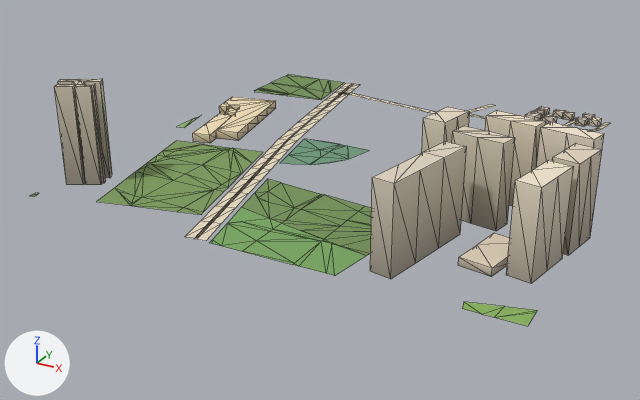
Two versions of the glTF model public/assets/bengaluru-region-v1/tiles/t34_-19-l1.glb, one commit apart.
Both versions are drawn from a 50 mm lens placed at (17636.0, -10064.0, 347.0), pointed at (17220.0, -9307.0, -32.0). Lighting does not change. The marker at lower left points along +X, +Y and +Z. The first picture is the older version. Mesh edges are drawn as thin lines. Vertices at exactly the same position are counted once.

Names of what the first picture shows: 'building', 'ground'.
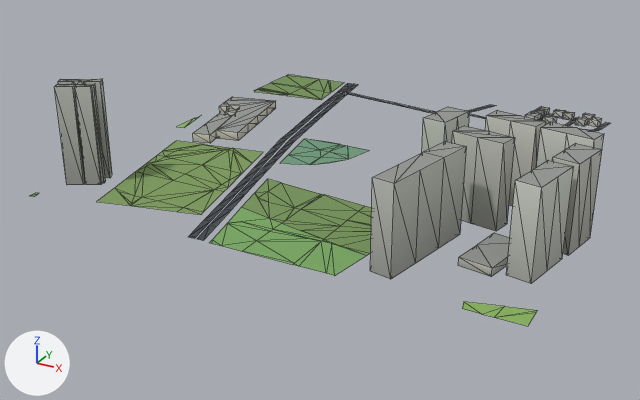
What the commit changed:
me_building is used by ob_building; location (17000.0, -9500.0, 0.0).
me_building had 272 vertices, 361 faces and spanned x -4.0..505.0, y 18.0..505.0, z 0.0..102.0.
me_building now has 272 vertices, 450 faces and spans x -4.0..505.0, y 18.0..505.0, z 0.0..102.0.
me_building part 1: 361 kept faces spanning x -4.0..505.0, y 18.0..505.0, z 0.0..102.0 get new vertex colours.
me_ground is used by ob_ground; location (17000.0, -9500.0, 0.0).
Verts and faces of me_ground; kept vertices keep their numbers, new ones are numbered from 304.
Before the commit, vertices of me_ground: 198 (308.0, 498.0, 1.0) at pixel (495, 105), 199 (301.0, 502.0, 1.0) at pixel (491, 104).
Before the commit, vertices of me_ground: 266 (412.0, 475.0, 1.0) at pixel (572, 123), 267 (406.0, 476.0, 1.0) at pixel (567, 122), 272 (378.0, 470.0, 1.0) at pixel (543, 120), 273 (372.0, 471.0, 1.0) at pixel (538, 119).
me_ground had 304 vertices, 344 faces and spanned x 0.0..500.0, y -1.0..502.0, z 1.0.
me_ground now has 306 vertices, 346 faces and spans x 0.0..500.0, y 0.0..500.0, z 1.0.
me_ground part 2: the loose piece of 32 vertices spanning x 102.0..211.0, y -1.0..501.0, z 1.0 is rebuilt with 36 vertices and now spans x 95.0..200.0, y 0.0..500.0, z 1.0.
Part 3, on me_ground:
Vertex 198 moves to (309.0, 500.0, 1.0), pixel (496, 105).
Vertex 199 moves to (300.0, 500.0, 1.0), pixel (490, 104).
Part 4, on me_ground:
7 vertices are removed from x 92.0..202.0, y 1.0..501.0, z 1.0.
32 faces are deleted.
25 vertices move from x 105.0..190.0, y -1.0..454.0, z 1.0 to x 107.0..202.0, y 31.0..483.0, z 1.0.
5 vertices are added at (111.0, 500.0, 1.0), (104.0, 500.0, 1.0), (195.0, 29.0, 1.0), (209.0, 0.0, 1.0), (202.0, 0.0, 1.0).
30 new faces join them.
Part 5, on me_ground:
Vertex 267 moves to (407.0, 481.0, 1.0), pixel (569, 121).
Vertex 266 moves to (413.0, 480.0, 1.0), pixel (574, 122).
Vertex 273 moves to (372.0, 474.0, 1.0), pixel (539, 119).
Vertex 272 moves to (378.0, 473.0, 1.0).
me_ground part 6: 78 kept faces spanning x 106.0..452.0, y 66.0..500.0, z 1.0 get new vertex colours; the middle colour goes from beige #e9dcc3 to dark grey #45494f.

Location of each change, (x1, y1, x2, y2) in pixels of the pictures (640 x 400 px; the box of a moved part takes in the faces that stretch with it):
part 1 of me_building, recoloured
    both: (55, 79, 604, 284)
part 2 of me_ground, rebuilt
    before: (194, 84, 359, 241)
    after: (188, 83, 351, 239)
part 3 of me_ground, moved or reshaped
    before: (475, 105, 494, 111)
    after: (475, 105, 495, 111)
part 4 of me_ground, moved or reshaped
    before: (185, 83, 351, 238)
    after: (197, 84, 357, 241)
part 5 of me_ground, moved or reshaped
    both: (539, 114, 576, 126)
part 6 of me_ground, recoloured
    before: (202, 93, 610, 220)
    after: (225, 88, 610, 210)
